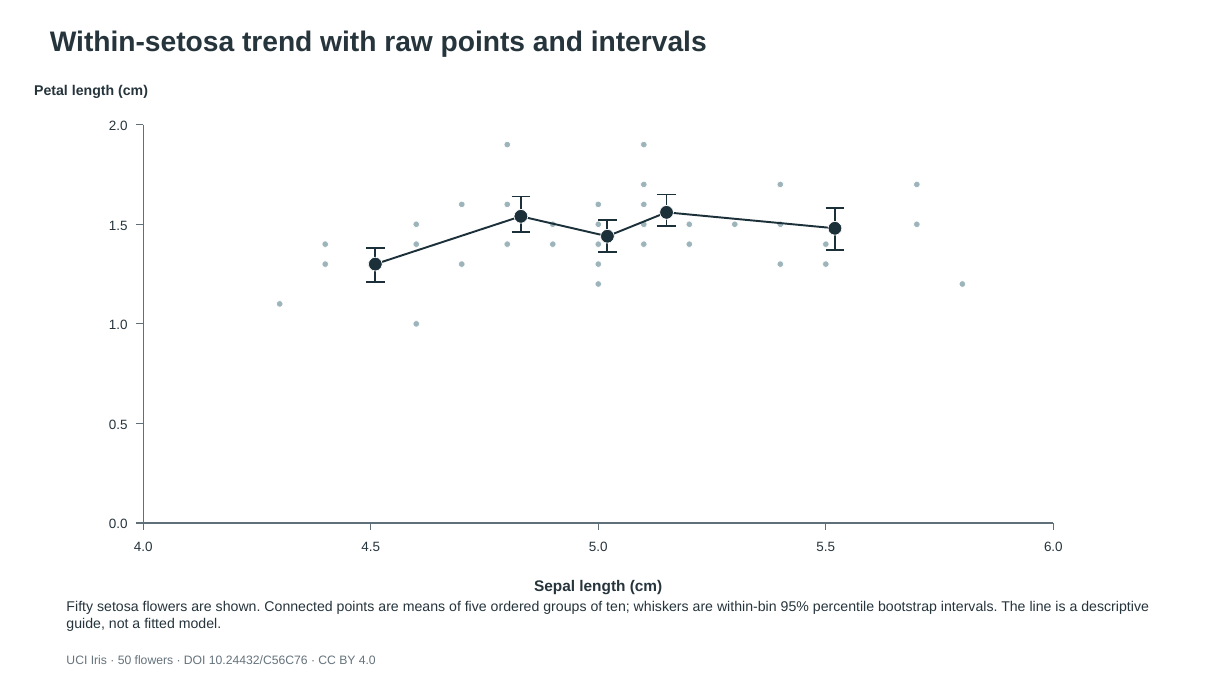
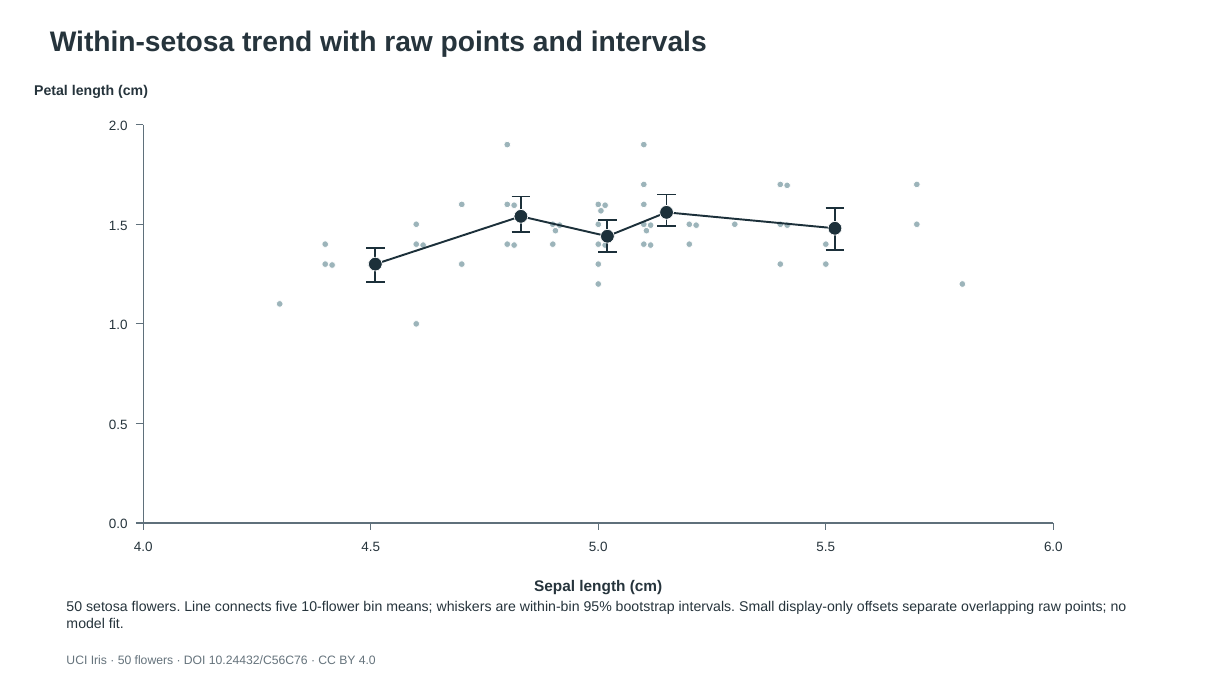
Before and after one commit to clonetimer/PPT-Skill, a slide deck: slide 1 of dist/Q06_iris_trend_interval.pptx. Drawn at 1232x693 pixels with LibreOffice and Linux fonts; fonts in the diff are those of the drawing. Boxes give left, top, right and bottom in pixels: in the first picture for what was removed or moved away, otherwise in the second. Text is boxed around its words. In the diff, an @@ line names an element or a change of style, - is before the commit and + after.

```diff
--- a/dist/Q06_iris_trend_interval.pptx
+++ b/dist/Q06_iris_trend_interval.pptx
@@ ellipse added at [511, 202, 518, 209], fill #9CB4BA, outline #FFFFFF 0.55 pt @@
@@ ellipse added at [598, 208, 604, 214], fill #9CB4BA, outline #FFFFFF 0.55 pt @@
@@ ellipse added at [602, 202, 608, 209], fill #9CB4BA, outline #FFFFFF 0.55 pt @@
@@ ellipse added at [784, 182, 790, 189], fill #9CB4BA, outline #FFFFFF 0.55 pt @@
@@ ellipse added at [553, 227, 559, 234], fill #9CB4BA, outline #FFFFFF 0.55 pt @@
@@ ellipse added at [556, 222, 563, 228], fill #9CB4BA, outline #FFFFFF 0.55 pt @@
@@ ellipse added at [643, 227, 650, 234], fill #9CB4BA, outline #FFFFFF 0.55 pt @@
@@ ellipse added at [648, 222, 654, 228], fill #9CB4BA, outline #FFFFFF 0.55 pt @@
@@ ellipse added at [693, 222, 700, 228], fill #9CB4BA, outline #FFFFFF 0.55 pt @@
@@ ellipse added at [784, 222, 790, 228], fill #9CB4BA, outline #FFFFFF 0.55 pt @@
@@ ellipse added at [329, 262, 335, 268], fill #9CB4BA, outline #FFFFFF 0.55 pt @@
@@ ellipse added at [420, 242, 426, 249], fill #9CB4BA, outline #FFFFFF 0.55 pt @@
@@ ellipse added at [511, 242, 518, 249], fill #9CB4BA, outline #FFFFFF 0.55 pt @@
@@ ellipse added at [602, 242, 608, 249], fill #9CB4BA, outline #FFFFFF 0.55 pt @@
@@ ellipse added at [648, 242, 654, 249], fill #9CB4BA, outline #FFFFFF 0.55 pt @@
@@ text at [66, 600, 1127, 628]: text changed @@
-Fifty setosa flowers are shown. Connected points are means of five ordered groups of ten; whiskers are within-bin 95% percentile bootstrap intervals. The line is a descriptive guide, not a fitted model.
+50 setosa flowers. Line connects five 10-flower bin means; whiskers are within-bin 95% bootstrap intervals. Small display-only offsets separate overlapping raw points; no model fit.
```
Also in this commit, not shown: 50 other files.
